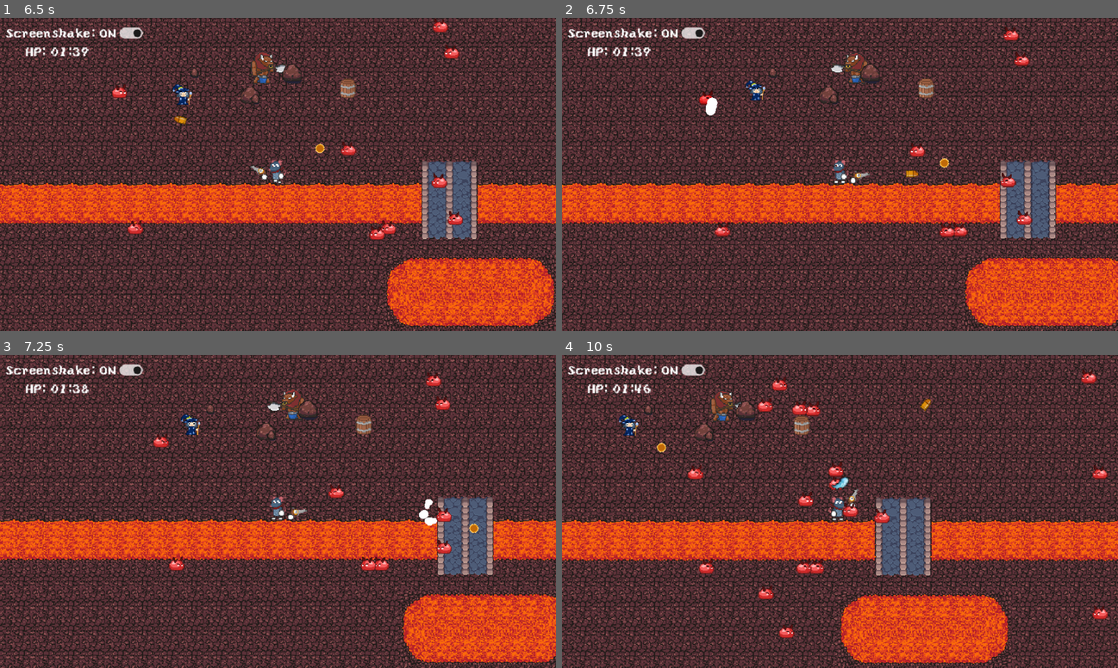
Above: before the commit, frames 1-4 (two rows, left to right).
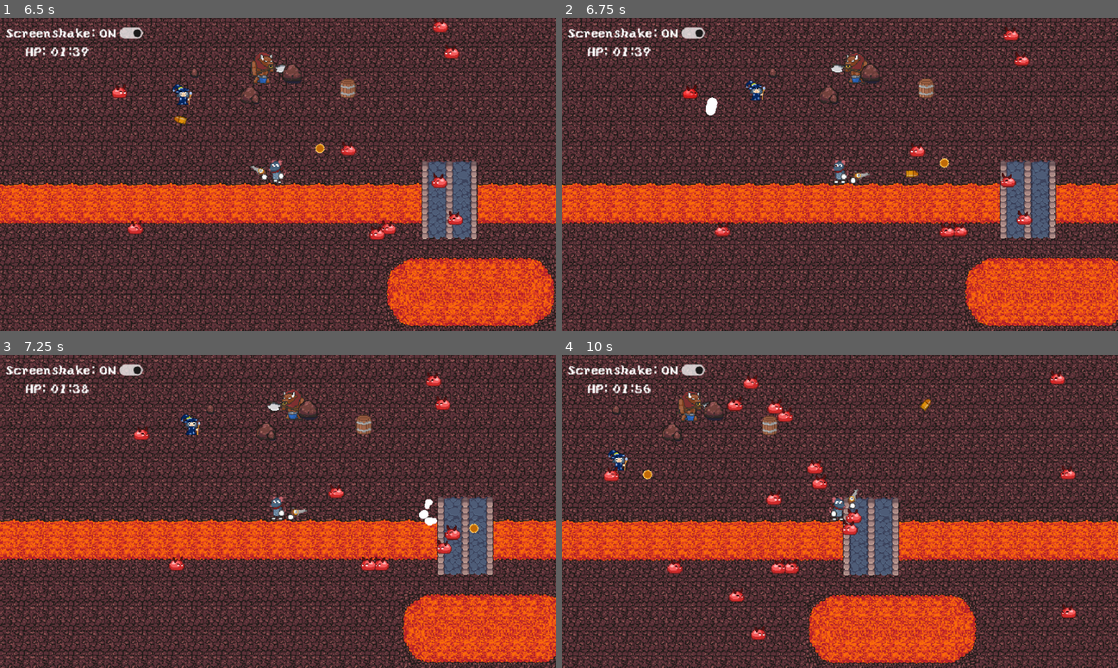
Above: after the commit, the same moments.

Repository: snwng/GMTK-Game-Jam-2026-entry
Game: Godot game, scene res://scenes/levels/main_scene.tscn
Two runs of this game, one before a commit and one after it. Both use one fixed random seed, a clock stepped at 60 frames per second and the inputs below. Sound files missing from this copy of the repository are replaced by a short silence.
Inputs (mouse positions are in pixels of both pictures, inside the frame that each line leads up to):
- Up to frame 1 (6.5 s): click "Screenshake: ON" at 0.5 s; click "Screenshake: OFF" at 1.25 s; move the mouse to (400, 158) at 2.02 s; hold Right (move_right) 2.03-2.78 s; click (400, 158) at 2.1 s; move the mouse to (166, 190) at 2.77 s; hold Down (move_down) 2.78-3.53 s; click (166, 190) at 2.85 s; move the mouse to (333, 105) at 3.52 s; hold Right (move_right) 3.53-4.28 s; click (333, 105) at 3.6 s; move the mouse to (250, 237) at 4.27 s; hold U (test_upgrade) 4.28-5.03 s; click (250, 237) at 4.35 s; move the mouse to (444, 221) at 5.02 s; hold Left (move_left) from 5.03 s (still down); click (444, 221) at 5.1 s; move the mouse to (111, 127) at 5.77 s; click (111, 127) at 5.85 s
- Up to frame 2 (6.75 s): move the mouse to (867, 174) at 6.52 s; release Left (move_left) at 6.53 s; hold Down (move_down) from 6.53 s (still down); click (867, 174) at 6.6 s
- Up to frame 3 (7.25 s): keep holding Down (move_down)
- Up to frame 4 (10 s): move the mouse to (756, 433) at 7.27 s; release Down (move_down) at 7.28 s; hold Right (move_right) 7.28-8.03 s; click (756, 433) at 7.35 s; move the mouse to (962, 495) at 8.02 s; hold U (test_upgrade) 8.03-8.78 s; click (962, 495) at 8.1 s; move the mouse to (728, 527) at 8.77 s; hold Right (move_right) 8.78-9.53 s; click (728, 527) at 8.85 s; move the mouse to (895, 442) at 9.52 s; hold Down (move_down) from 9.53 s (still down); click (895, 442) at 9.6 s

Frame 1 is identical in both runs. In frame 2, 0.1% of the frame differs, in the area x 21-28%, y 21-28%; in frame 3, 0.4%; in frame 4, 57%, in the area x 0-100%, y 0-100%.

Commit message:
Add voiceover manager and audio assets
Introduces a VOManager class and corresponding voiceover .wav files to
handle queued system voice lines. Also implements knockback physics on
entity damage and adds a dedicated "Voices" audio bus.

Diff:
--- /dev/null
+++ b/default_bus_layout.tres
@@ -0,0 +1,9 @@
+[gd_resource type="AudioBusLayout" format=3 uid="uid://d0e41qr65h1sq"]
+
+[resource]
+bus/1/name = &"Voices"
+bus/1/solo = false
+bus/1/mute = false
+bus/1/bypass_fx = false
+bus/1/volume_db = 0.0
+bus/1/send = &"Master"
--- a/project.godot
+++ b/project.godot
@@ -19,6 +19,7 @@
 
 Global="*uid://bnueitct7uygl"
 FxManager="uid://1gkabuflfklv"
+VoManager="uid://k7365d33k3cq"
 
 [debug]
 
--- a/scenes/ui/upgrades_store.tscn
+++ b/scenes/ui/upgrades_store.tscn
@@ -2,6 +2,8 @@
 
 [ext_resource type="Script" uid="uid://ciw2n47i1c7nv" path="res://scripts/upgrades_store.gd" id="1_21qia"]
 [ext_resource type="Texture2D" uid="uid://bipok34o6hqkk" path="res://assets/Card2.png" id="2_fdd1n"]
+
+[sub_resource type="Theme" id="Theme_wotii"]
 
 [node name="Upgrades_store" type="Control" unique_id=668261765]
 layout_mode = 3
--- a/scripts/entity.gd
+++ b/scripts/entity.gd
@@ -5,6 +5,7 @@
 @export var ACCELERATION: float = 4000.0
 @export var DECELERATION: float = 4000.0
 @export var MAX_HEALTH: int = 100
+@export var KNOCKBACK_FORCE: float = 500.0
 
 var health: int = 100
 
@@ -31,6 +32,9 @@
 func is_alive() -> bool:
 	return health > 0
 
+func knocback(direction: Vector2, force: float = KNOCKBACK_FORCE) -> void:
+	velocity += direction.normalized() * force
+
 func _flash_red() -> void:
 	var sprite: CanvasItem = _get_visual_node()
 	if not sprite:
--- a/scripts/game_manager.gd
+++ b/scripts/game_manager.gd
@@ -89,7 +89,7 @@
 	change_UI_scene("res://scenes/ui/upgrades_store.tscn")
 	# Allow the upgrade screen to keep working while everything else freezes
 	current_UI_scene.process_mode = Node.PROCESS_MODE_ALWAYS
-	get_tree().paused = true
+	world2D.get_tree().paused = true
 
 
 func _update_health_display() -> void:
--- a/scripts/global.gd
+++ b/scripts/global.gd
@@ -3,6 +3,7 @@
 
 var game_manager: GameManager
 var fx_manager: FX_Manager
+var vo_manager: VOManager
 
 var language: int = 1
 
--- a/scripts/projectile.gd
+++ b/scripts/projectile.gd
@@ -29,6 +29,7 @@
 func _on_collision(body: Node2D) -> void:
 	if body is Entity:
 		body.take_damage(int(DAMAGE * Global.damage_multiplier)) #Neon: this change is for the upgrades
+		body.knocback(global_position.direction_to(body.global_position))
 	queue_free()
 	Global.fx_manager.spawn_particles(Global.fx_manager.HITFX, global_position, rotation - PI / 2)
 	Global.game_manager.player.camera.screen_shake()
--- a/scripts/upgrades_store.gd
+++ b/scripts/upgrades_store.gd
@@ -27,10 +27,10 @@
 		"apply": _apply_damage,
 	},
 	{
-	"name": "Super Bomb",
-	"desc": "Right-click to throw a bomb that explodes in a wide area (10s cooldown)",
-	"cost": 0,
-	"apply": _apply_super_bomb,
+		"name": "Super Bomb",
+		"desc": "Right-click to throw a bomb that explodes in a wide area (10s cooldown)",
+		"cost": 0,
+		"apply": _apply_super_bomb,
 	},
 	{
 		"name": "Fast Legs",
@@ -58,6 +58,7 @@
 	},
 ]
 
+
 func _ready() -> void:
 	locate_buttons()
 	var choices: Array = upgrade_pool.duplicate()
@@ -72,6 +73,7 @@
 		buttons[i].text = upgrade.name + "\n" + upgrade.desc + cost_text
 		buttons[i].pressed.connect(_on_upgrade_chosen.bind(upgrade))
 
+
 func _on_upgrade_chosen(upgrade: Dictionary) -> void:
 	var player: Player = Global.game_manager.get_player()
 	upgrade.apply.call(player)
@@ -83,16 +85,20 @@
 
 # --- Upgrade effects ---
 
+
 func _apply_fire_rate(player: Player) -> void:
 	print("old cooldown: ", player.weapon.cooldown)
 	player.weapon.cooldown /= 2.0
 	print("New cooldown: ", player.weapon.cooldown)
 
-func _apply_damage(player: Player) -> void:
+
+func _apply_damage(_player: Player) -> void:
 	Global.damage_multiplier *= 5.0
+
 
 func _apply_speed(player: Player) -> void:
 	player.VELOCITY *= 1.10
+
 
 func _apply_axe(player: Player) -> void:
 	var axe_scene: PackedScene = load("res://scenes/axe.tscn")
@@ -100,8 +106,10 @@
 	player.add_child(axe)
 	print("Axe added, children of player now: ", player.get_children())
 
+
 func _apply_turtle(player: Player) -> void:
 	player.VELOCITY *= 0.7
+
 
 func _apply_mouse(player: Player) -> void:
 	var collision: CollisionShape2D = player.get_node("CollisionShape2D")
@@ -110,11 +118,14 @@
 	animated_sprite.scale *= 0.6
 	player.set_mouse_form(true)
 
-func _apply_bullet_size(player: Player) -> void:
+
+func _apply_bullet_size(_player: Player) -> void:
 	Global.bullet_scale_multiplier *= 1.5
+
 
 func _apply_super_bomb(player: Player) -> void:
 	player.enable_super_bomb()
+
 
 func _close() -> void:
 	get_tree().paused = false
--- /dev/null
+++ b/scripts/vo_manager.gd
@@ -0,0 +1,66 @@
+class_name VOManager extends Node
+
+
+var queue: Array[AudioStream]
+var audio_player: AudioStreamPlayer2D
+var is_playing: bool = false
+
+const  GENERIC_VO: Array[AudioStream] = [
+	preload("res://assets/audio/voiceovers/GENERIC_01.wav"),
+	preload("res://assets/audio/voiceovers/GENERIC_02.wav"),
+	preload("res://assets/audio/voiceovers/GENERIC_03.wav"),
+	preload("res://assets/audio/voiceovers/GENERIC_04.wav"),
+	preload("res://assets/audio/voiceovers/GENERIC_05.wav"),
+	preload("res://assets/audio/voiceovers/GENERIC_06.wav"),
+	preload("res://assets/audio/voiceovers/GENERIC_07.wav"),
+	preload("res://assets/audio/voiceovers/GENERIC_08.wav"),
+	preload("res://assets/audio/voiceovers/GENERIC_09.wav"),
+	preload("res://assets/audio/voiceovers/GENERIC_10.wav"),
+	preload("res://assets/audio/voiceovers/GENERIC_11.wav"),
+	preload("res://assets/audio/voiceovers/GENERIC_12.wav"),
+]
+
+const DEATH_VO: AudioStream = preload("res://assets/audio/voiceovers/DEATH.wav")
+const ONEMINLEFT_VO: AudioStream = preload("res://assets/audio/voiceovers/1MINLEFT.wav")
+const COUNTDOWN_VO: AudioStream = preload("res://assets/audio/voiceovers/COUNTDOWN.wav")
+const INTRO_VO: AudioStream = preload("res://assets/audio/voiceovers/INTRO.wav")
+const TIMELEFT_VO: AudioStream = preload("res://assets/audio/voiceovers/TIMELEFT.wav")
+
+
+func _ready() -> void:
+	Global.vo_manager = self
+	queue = []
+	audio_player = AudioStreamPlayer2D.new()
+	audio_player.bus = &"Voices"
+	while not Global.game_manager:
+		await get_tree().process_frame
+	Global.game_manager.add_2D_node(audio_player)
+	audio_player.finished.connect(_on_audio_finished)
+
+
+func force_interrupt() -> void:
+	if is_playing:
+		audio_player.stop()
+		is_playing = false
+		queue.clear()
+
+
+func play_audio(audio_stream: AudioStream) -> void:
+	if not audio_stream:
+		print("Error: Audio stream is null")
+		return
+	queue.append(audio_stream)
+	if not is_playing:
+		_play_next()
+
+func _play_next() -> void:
+	if queue.is_empty():
+		is_playing = false
+		return
+	is_playing = true
+	var next_audio: AudioStream = queue.pop_front()
+	audio_player.stream = next_audio
+	audio_player.play()
+
+func _on_audio_finished() -> void:
+	_play_next()
--- a/scripts/wave_manager.gd
+++ b/scripts/wave_manager.gd
@@ -8,6 +8,8 @@
 const BRUTE_SCENE: PackedScene = preload("res://scenes/entities/enemy_golem.tscn")
 
 const SPAWN_DISTANCE: float = 500.0
+
+signal  wave_started()
 
 var waves: Array[Dictionary] = [
 	{"enemy": 10, "witch": 0, "brute": 0},
@@ -27,6 +29,7 @@
 	while not Global.game_manager:
 		await get_tree().process_frame
 	start_next_wave()
+	wave_started.connect(_on_wave_started)
 
 func start_next_wave() -> void:
 	if current_wave >= waves.size():
@@ -38,6 +41,7 @@
 	_spawn_enemies(BRUTE_SCENE, wave.get("brute", 0))
 	current_wave += 1
 	print("Wave ", current_wave, " started with ", enemies_alive, " enemies")
+	wave_started.emit()
 
 func _spawn_enemies(scene: PackedScene, count: int) -> void:
 	for i in range(count):
@@ -57,3 +61,10 @@
 	var player: Player = Global.game_manager.player
 	var angle: float = randf() * TAU
 	return player.global_position + Vector2.RIGHT.rotated(angle) * SPAWN_DISTANCE
+
+
+
+func _on_wave_started() -> void:
+	await get_tree().create_timer(1).timeout
+	Global.vo_manager.play_audio(Global.vo_manager.GENERIC_VO.pick_random())
+	print("triggered")
Not shown, added: assets/audio/voiceovers/1MINLEFT.wav.import
Not shown, added: assets/audio/voiceovers/COUNTDOWN.wav.import
Not shown, added: assets/audio/voiceovers/DEATH.wav.import
Not shown, added: assets/audio/voiceovers/GENERIC_01.wav.import
Not shown, added: assets/audio/voiceovers/GENERIC_02.wav.import
Not shown, added: assets/audio/voiceovers/GENERIC_03.wav.import
Not shown, added: assets/audio/voiceovers/GENERIC_04.wav.import
Not shown, added: assets/audio/voiceovers/GENERIC_05.wav.import
Not shown, added: assets/audio/voiceovers/GENERIC_06.wav.import
Not shown, added: assets/audio/voiceovers/GENERIC_07.wav.import
Not shown, added: assets/audio/voiceovers/GENERIC_08.wav.import
Not shown, added: assets/audio/voiceovers/GENERIC_09.wav.import
(and 24 more such lines)
